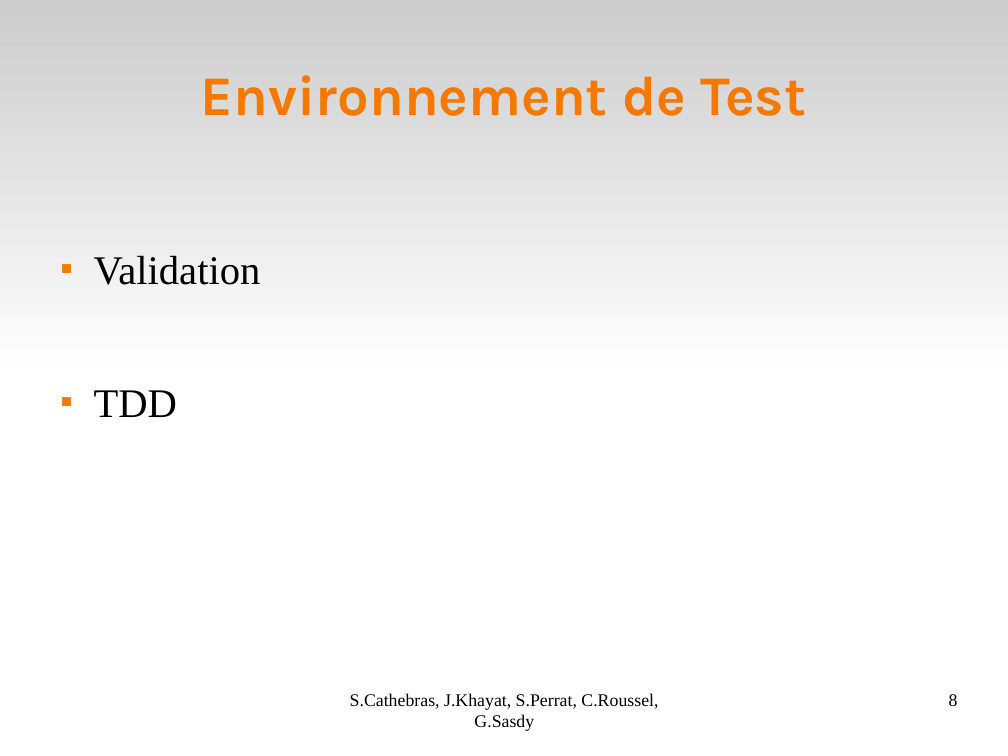
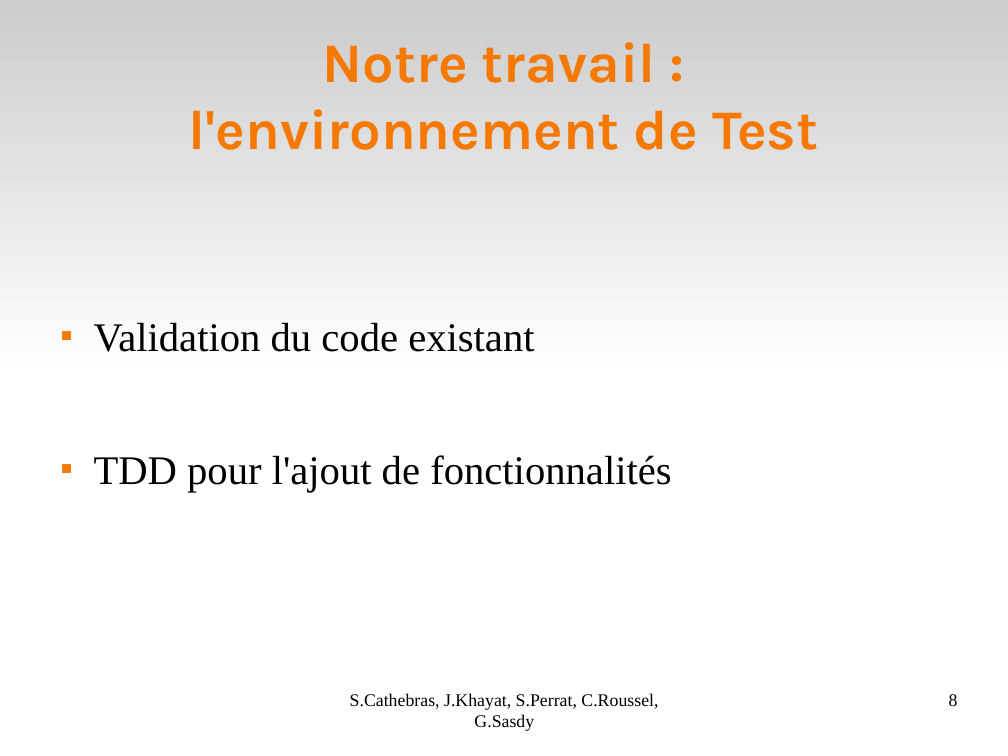
Before and after one commit to Darktrop/git-mediawiki-ensimag, a slide deck: slide 8 of sheme/presoutenance/Bilan.odp. Drawn at 1008x756 pixels with LibreOffice and Linux fonts; fonts in the diff are those of the drawing. Boxes give left, top, right and bottom in pixels: in the first picture for what was removed or moved away, otherwise in the second. Text is boxed around its words. In the diff, an @@ line names an element or a change of style, - is before the commit and + after.

```diff
--- a/sheme/presoutenance/Bilan.odp
+++ b/sheme/presoutenance/Bilan.odp
@@ title at (189, 42, 818, 150): text changed @@
-Environnement de Test
+Notre travail :
+l'environnement de Test
@@ text at (94, 322, 671, 492): text changed @@
-■ Validation
-■ TDD
+■ Validation du code existant
+■ TDD pour l'ajout de fonctionnalités
```
Also in this commit, not shown: 3 other slides changed.
